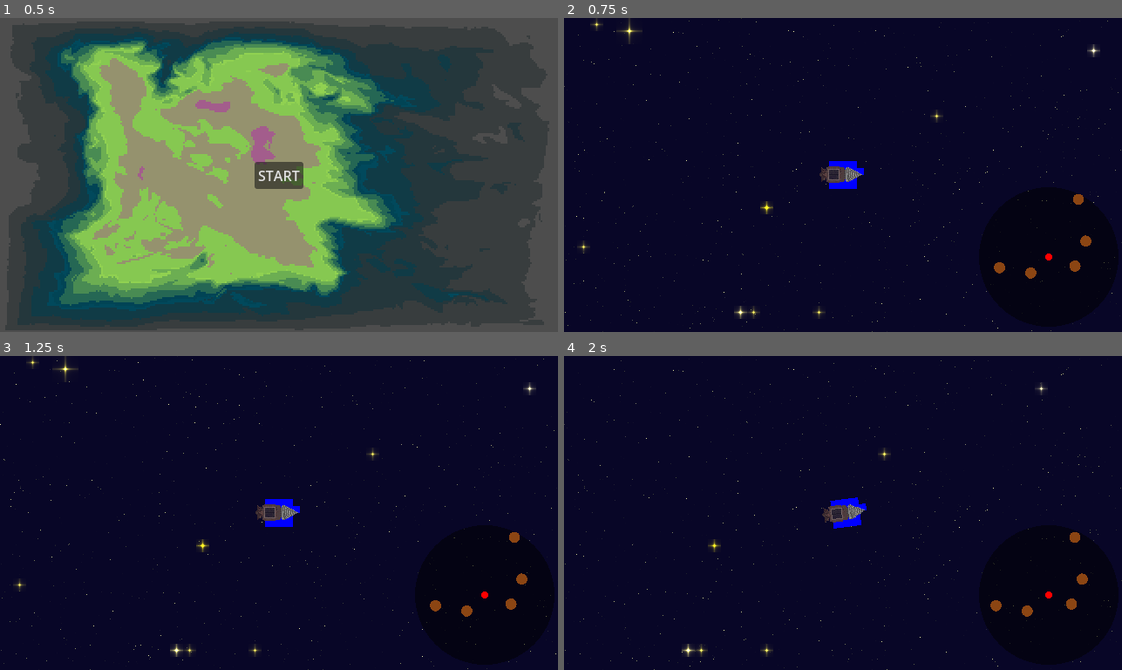
Above: before the commit, frames 1-4 (two rows, left to right).
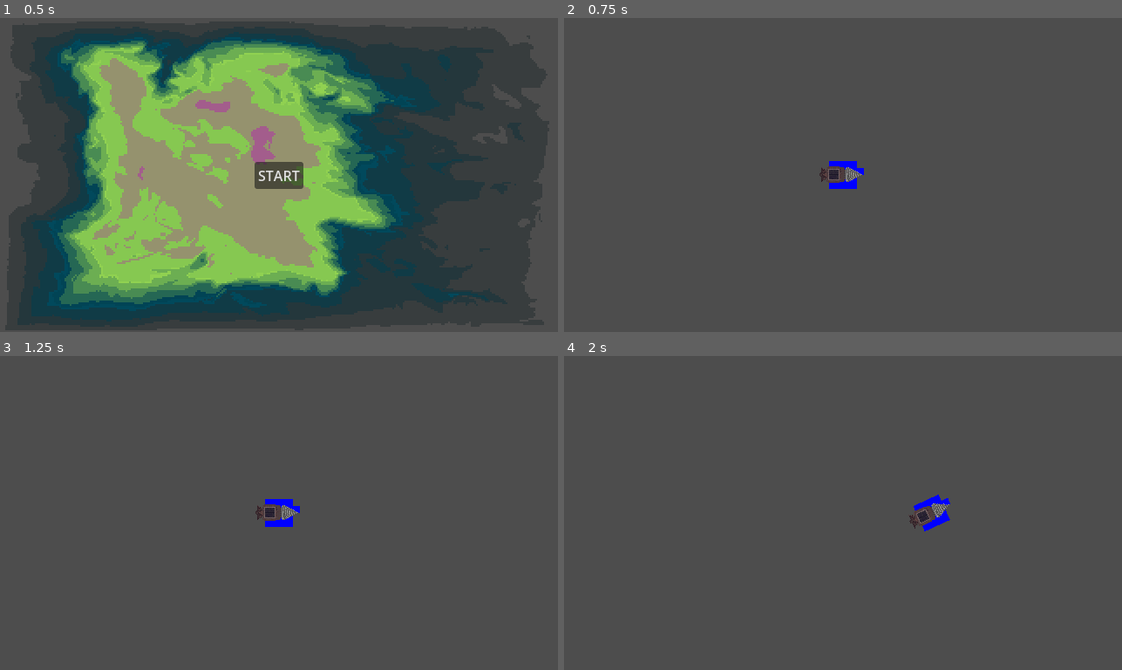
Above: after the commit, the same moments.

Repository: liamhendricks/godot-wild-jam-93
Game: Godot game, scene res://ui/StartMenu.tscn
Same seed, same stepped clock (60 frames per second), same inputs: the game is played once before the commit and once after it.
Inputs (mouse positions are in pixels of both pictures, inside the frame that each line leads up to):
- Up to frame 1 (0.5 s): no input
- Up to frame 2 (0.75 s): click "START" at 0.5 s
- Up to frame 3 (1.25 s): no input
- Up to frame 4 (2 s): move the mouse to (965, 497) at 1.27 s; hold D (right) from 1.28 s (still down); tap F (drill_transition) at 1.35 s

Frame 1 is identical in both runs. In frame 2, 99% of the frame differs, in the area x 0-100%, y 0-100%; in frame 3, 99%; in frame 4, 100%.
Error after the commit: Parse Error: Could not find type "MotherShipEye" in the current scope. (res://main.gd:7)

Commit message:
data wip

Diff:
--- /dev/null
+++ b/godot-wild-jam-93/components/InventoryComponent.gd
@@ -0,0 +1,29 @@
+extends Node
+class_name InventoryComponent
+
+var inventory : Dictionary[String, ItemData]
+
+func get_item(key : String) -> ItemData:
+	if key not in inventory:
+		return null
+
+	return inventory[key]
+
+func add_item(item : ItemData) -> void:
+	if item.item_name not in inventory:
+		inventory[item.item_name] = item
+	else:
+		inventory[item.item_name].stack_amount += item.stack_amount
+
+func pull_item(key : String) -> ItemData:
+	if key not in inventory:
+		return null
+
+	if inventory[key].stack_amount > 1:
+		inventory[key].stack_amount -= 1
+		var item_data := inventory[key]
+		return item_data
+	else:
+		var item_data := inventory[key]
+		inventory.erase(key)
+		return item_data
--- /dev/null
+++ b/godot-wild-jam-93/components/ResourceCollectionComponent.gd
@@ -0,0 +1,22 @@
+extends Node
+class_name ResourceCollectionComponent
+
+var resources : Dictionary[String, ResourceData]
+
+func pick_up(data : ResourceData) -> void:
+	var key := "%d-%d" % [data.resource_type, data.resource_level]
+	if key in resources:
+		resources[key].resource_amount += data.resource_amount
+	else:
+		resources[key] = data
+
+func spend(key : String, value : int) -> bool:
+	if key not in resources:
+		return false
+
+	if resources[key].resource_amount < value:
+		return false
+
+	resources[key].resource_amount -= value
+
+	return true
--- /dev/null
+++ b/godot-wild-jam-93/data/ItemData.gd
@@ -0,0 +1,5 @@
+extends Resource
+class_name ItemData
+
+@export var item_name : String = ""
+@export var stack_amount : int = 0
--- a/godot-wild-jam-93/data/ResourceData.gd
+++ b/godot-wild-jam-93/data/ResourceData.gd
@@ -5,3 +5,4 @@
 
 @export var resource_type : RESOURCE_TYPES = RESOURCE_TYPES.ORE
 @export var resource_amount : int = 0
+@export var resource_level : int = 0
--- a/godot-wild-jam-93/effects/SpaceBackground.tscn
+++ b/godot-wild-jam-93/effects/SpaceBackground.tscn
@@ -22,8 +22,8 @@
 [sub_resource type="ShaderMaterial" id="ShaderMaterial_a3ae4"]
 shader = ExtResource("1_kn61s")
 shader_parameter/gradientA = SubResource("GradientTexture2D_a3ae4")
-shader_parameter/horizontalMovement = 7.450599959213378e-08
-shader_parameter/verticalMovement = 7.450599959213378e-08
+shader_parameter/horizontalMovement = 7.450599959213379e-08
+shader_parameter/verticalMovement = 7.450599959213379e-08
 shader_parameter/frequencyStar = 0.00999999977648
 shader_parameter/sizeStar = 30.0
 shader_parameter/brightnessStar = 2.0
@@ -41,6 +41,7 @@
 [sub_resource type="CanvasTexture" id="CanvasTexture_kn61s"]
 
 [node name="SpaceBackground" type="TextureRect" unique_id=1323940814]
+visible = false
 z_index = -4096
 material = SubResource("ShaderMaterial_a3ae4")
 anchors_preset = 15
--- a/godot-wild-jam-93/entities/MotherShip.tscn
+++ b/godot-wild-jam-93/entities/MotherShip.tscn
@@ -1,6 +1,5 @@
 [gd_scene format=3 uid="uid://dmrgm8iua12fd"]
 
-[ext_resource type="Texture2D" uid="uid://da6gati2bqvvf" path="res://assets/mothership.webp" id="1_7bytl"]
 [ext_resource type="Script" uid="uid://cqfstfv1k8gh" path="res://entities/mother_ship.gd" id="1_w43xp"]
 
 [node name="MotherShip" type="Node2D" unique_id=1851260540]
@@ -8,4 +7,3 @@
 
 [node name="Sprite2D" type="Sprite2D" parent="." unique_id=479078289]
 z_index = -100
-texture = ExtResource("1_7bytl")
--- a/godot-wild-jam-93/entities/Player.tscn
+++ b/godot-wild-jam-93/entities/Player.tscn
@@ -3,6 +3,8 @@
 [ext_resource type="Script" uid="uid://7s2orcl5po0w" path="res://entities/Player.gd" id="1_ojs4q"]
 [ext_resource type="Script" uid="uid://be36p4yydhbkw" path="res://components/MovementComponent.gd" id="2_lw5ub"]
 [ext_resource type="Texture2D" uid="uid://d1m8652gvjxjq" path="res://assets/itsdrillingtime!!.png" id="3_lw5ub"]
+[ext_resource type="Script" uid="uid://blwa58xt0tpgl" path="res://components/ResourceCollectionComponent.gd" id="4_ks8m5"]
+[ext_resource type="Script" uid="uid://dm3gvkxf02jyf" path="res://components/InventoryComponent.gd" id="5_l1ths"]
 
 [sub_resource type="CircleShape2D" id="CircleShape2D_1bvp3"]
 radius = 8.0
@@ -151,3 +153,9 @@
 rotation = 1.5718023
 sprite_frames = SubResource("SpriteFrames_7qicf")
 animation = &"hull_transition"
+
+[node name="ResourceCollectionComponent" type="Node" parent="." unique_id=1515844901]
+script = ExtResource("4_ks8m5")
+
+[node name="InventoryComponent" type="Node" parent="." unique_id=1505962301]
+script = ExtResource("5_l1ths")
--- a/godot-wild-jam-93/main.gd
+++ b/godot-wild-jam-93/main.gd
@@ -4,6 +4,7 @@
 @onready var shape_generator : ShapeGenerator = $ShapeGenerator
 @onready var player : Player = $Player
 @onready var state_machine : StateMachine = $StateMachine
+@onready var mothership_eye : MotherShipEye = $MotherShipEye
 
 @export var space_scene : PackedScene
 
@@ -27,6 +28,7 @@
 
 func _physics_process(delta: float) -> void:
 	camera.position = player.position
+	mothership_eye.look_at(player.global_position)
 
 	enter_timer = enter_timer - delta
 	exit_timer = exit_timer - delta
Not shown, added: godot-wild-jam-93/components/InventoryComponent.gd.uid
Not shown, added: godot-wild-jam-93/components/ResourceCollectionComponent.gd.uid
Not shown, added: godot-wild-jam-93/data/ItemData.gd.uid
